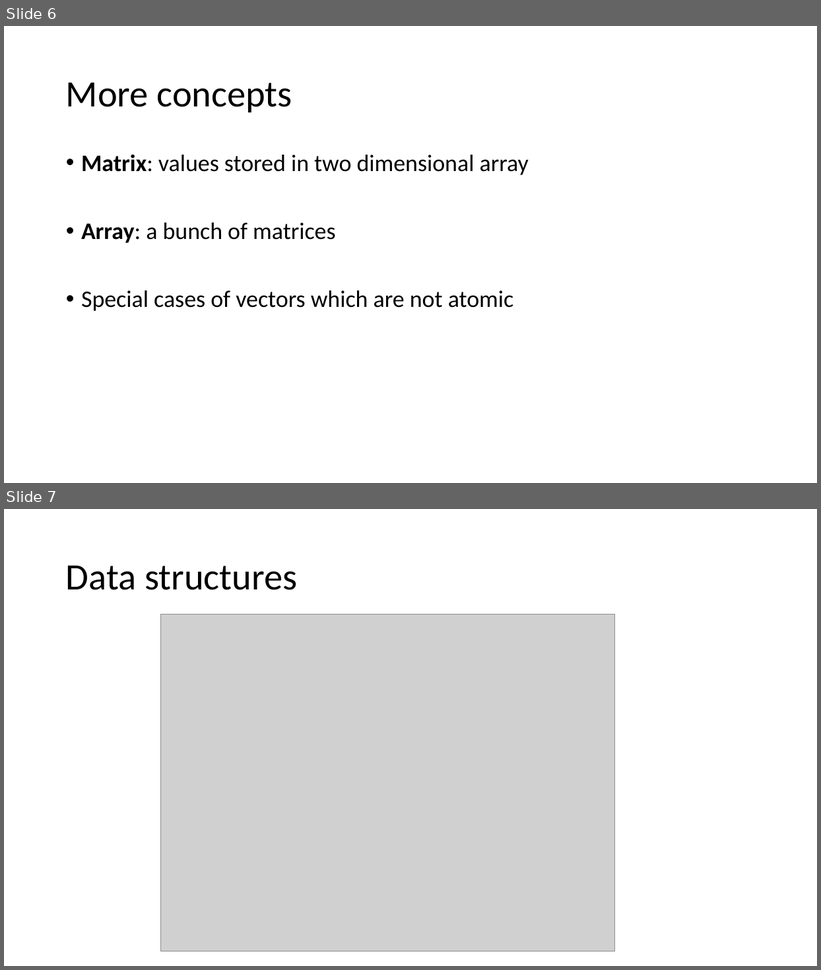
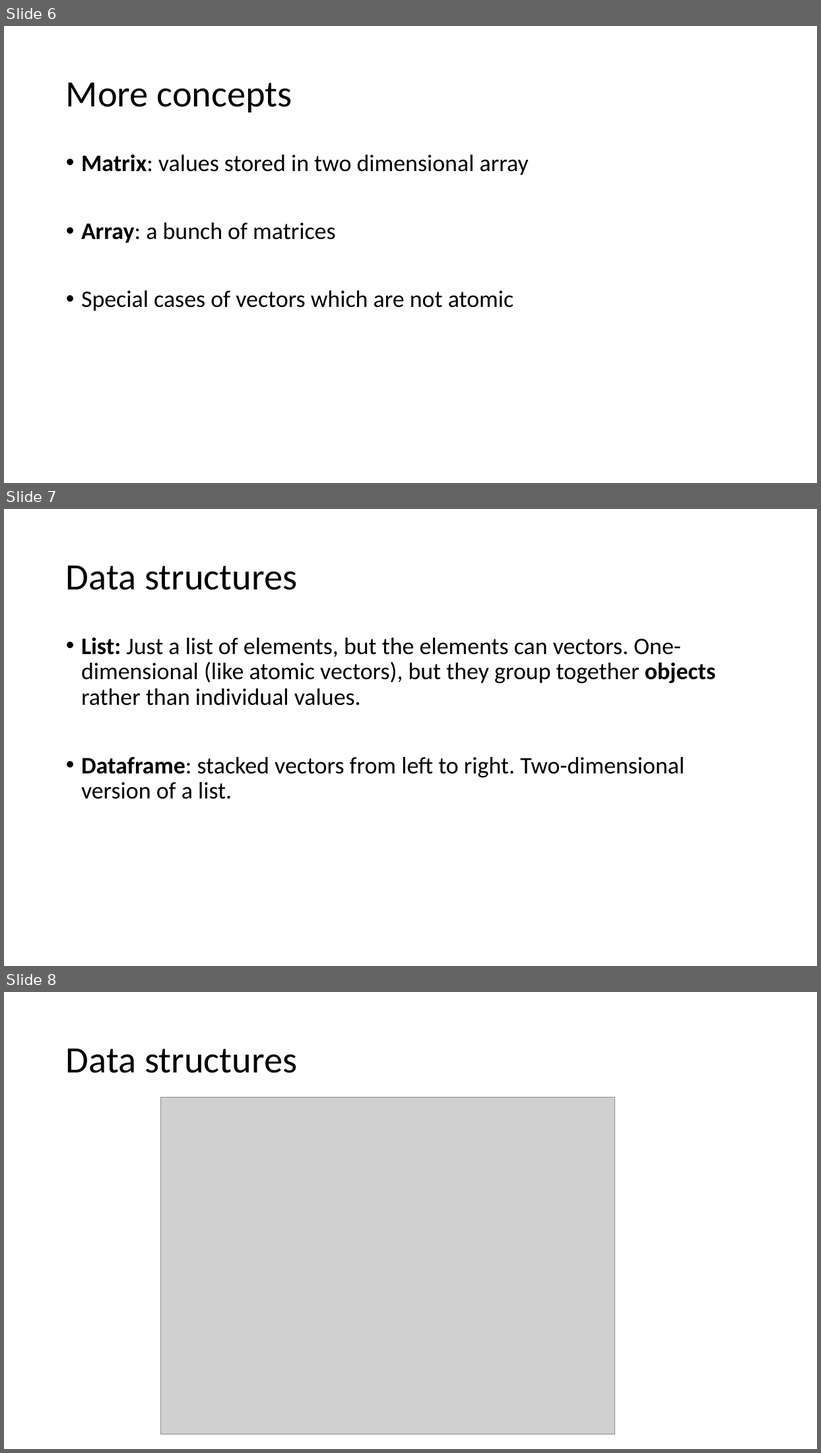
Before and after one commit to ajrtallman/StatisticsinLinguistics_FSU_2023_2024, a slide deck: 02_slides/Slides Statistics for Linguists 2023-10-25.odp. Shown one above the other, each under a label of ours: slides 6 and 7 before the commit, slides 6, 7 and 8 after it. The pictures are 821x970 and 821x1453 pixels, drawn with LibreOffice and Linux fonts; fonts in the diff are those of the drawing; grey boxes stand for pictures. Boxes give left, top, right and bottom in pixels: in the first picture for what was removed or moved away, otherwise in the second. Text is boxed around its words. In the diff, an @@ line names an element or a change of style, - is before the commit and + after.

```diff
--- a/02_slides/Slides Statistics for Linguists 2023-10-25.odp
+++ b/02_slides/Slides Statistics for Linguists 2023-10-25.odp
@@ slide 7 added at (x1=4, y1=509, x2=817, y2=966), background #FFFFFF @@
@@ title added at (x1=66, y1=565, x2=297, y2=590), 44 pt, text #000000 @@
+Data structures
@@ text added at (x1=81, y1=637, x2=716, y2=799), 28 pt, text #000000 @@
+• List: Just a list of elements, but the elements can vectors. One-dimensional (like atomic vectors), but they group together objects rather than individual values.
+• Dataframe: stacked vectors from left to right. Two-dimensional version of a list.
@@ what was slide 7 is now slide 8 @@
```
Also in this commit, not shown: 2 slides changed, 3 other slides added, 7 other files.
